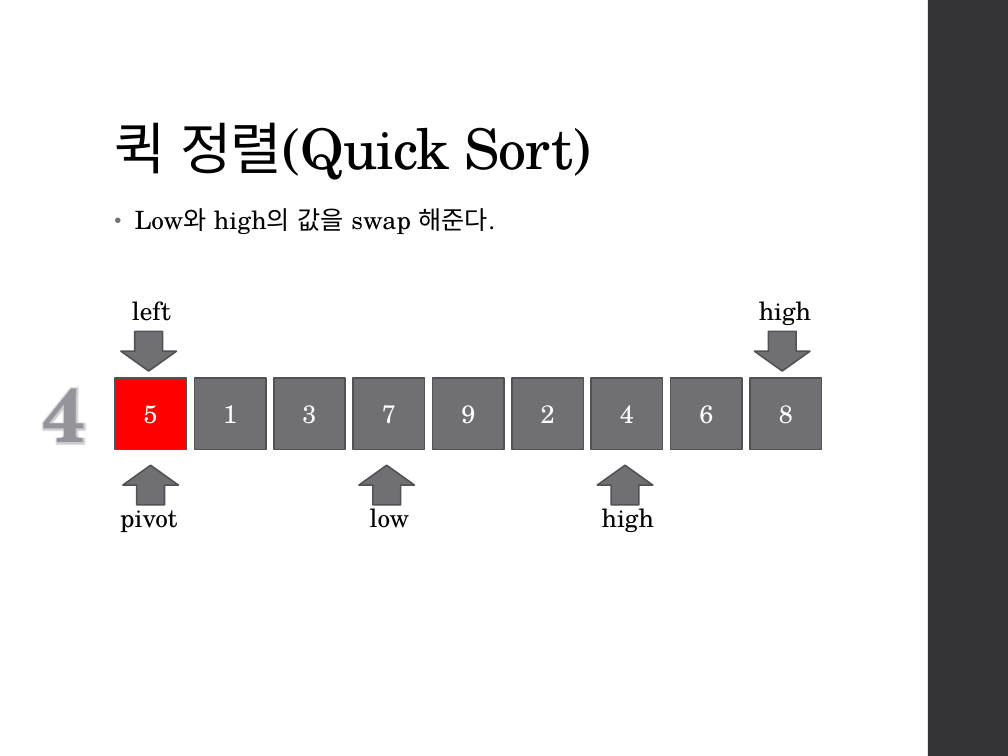
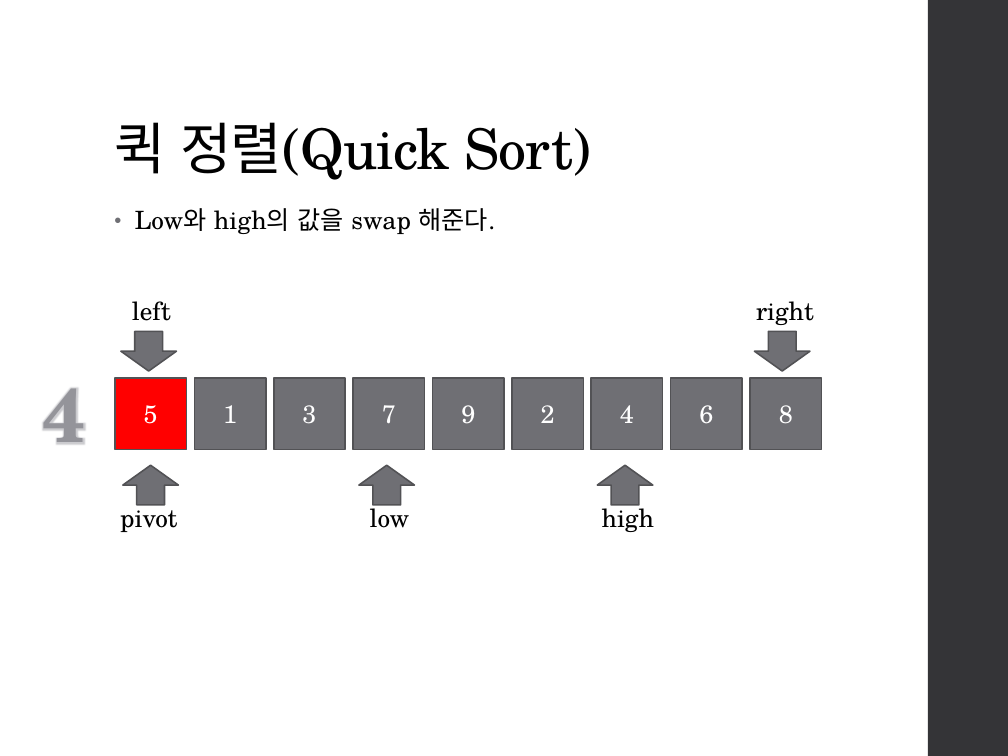
Before and after one commit to Kaigon0919/StudyDataStruct, a slide deck: slide 22 of Bubble,QuickSort/Bubble Sort, Quick Sort.pptx. Drawn at 1008x756 pixels with LibreOffice and Linux fonts; fonts in the diff are those of the drawing. Boxes give left, top, right and bottom in pixels: in the first picture for what was removed or moved away, otherwise in the second. Text is boxed around its words. In the diff, an @@ line names an element or a change of style, - is before the commit and + after.

```diff
--- a/Bubble,QuickSort/Bubble Sort, Quick Sort.pptx
+++ b/Bubble,QuickSort/Bubble Sort, Quick Sort.pptx
@@ text at <box>756,301,814,325</box>: text changed @@
-high
+right
```
Also in this commit, not shown: 8 other slides changed, 1 slide added, 1 slide removed.
